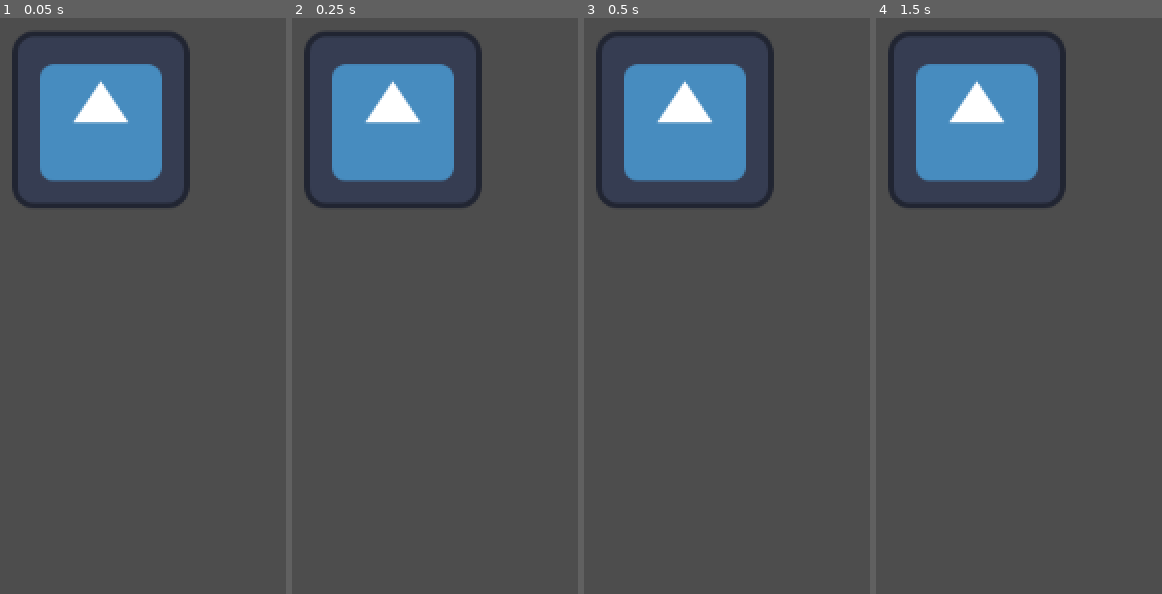
Above: before the commit, frames 1-4 (left to right).
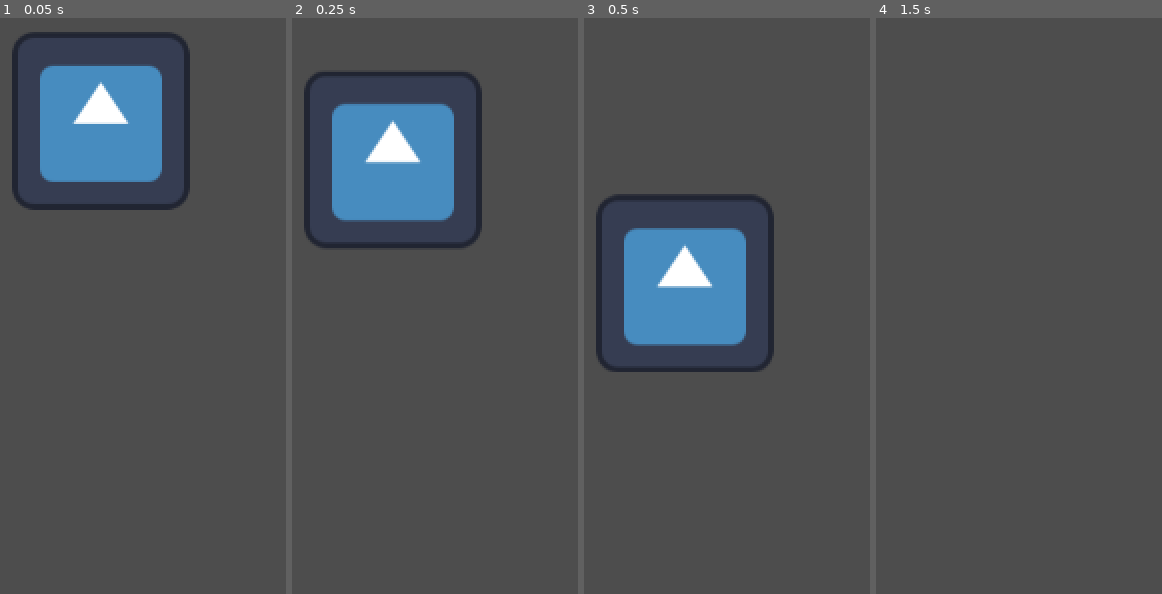
Above: after the commit, the same moments.

Repository: Panigg/git_test
Game: Godot game, scene res://node_2d.tscn
Same seed, same stepped clock (60 frames per second), same inputs: the game is played once before the commit and once after it. Before the commit the project has no main scene; this scene is started directly in both runs. The engine's default icon, where the game draws it, is replaced by a stand-in: a white triangle on a blue panel in a dark square.
Inputs:
- Up to frame 1 (0.05 s): no input
- Up to frame 2 (0.25 s): no input
- Up to frame 3 (0.5 s): no input
- Up to frame 4 (1.5 s): tap Enter (ui_accept) at 0.5, 0.6, 0.77, 1.07, 1.25, 1.35 s; hold Right (ui_right) from 0.53 s (still down)

The runs differ from the first frame. In frame 1, 0.7% of the frame differs, in the area x 6-62%, y 2-34%; in frame 2, 9.6%; in frame 3, 22%, in the area x 4-67%, y 2-62%; in frame 4, 11%.

Commit message:
first_commit
i made the movement

Diff:
--- /dev/null
+++ b/character_body_2d.gd
@@ -0,0 +1,25 @@
+extends CharacterBody2D
+
+
+const SPEED = 300.0
+const JUMP_VELOCITY = -400.0
+
+
+func _physics_process(delta: float) -> void:
+	# Add the gravity.
+	if not is_on_floor():
+		velocity += get_gravity() * delta
+
+	# Handle jump.
+	if Input.is_action_just_pressed("ui_accept") and is_on_floor():
+		velocity.y = JUMP_VELOCITY
+
+	# Get the input direction and handle the movement/deceleration.
+	# As good practice, you should replace UI actions with custom gameplay actions.
+	var direction := Input.get_axis("ui_left", "ui_right")
+	if direction:
+		velocity.x = direction * SPEED
+	else:
+		velocity.x = move_toward(velocity.x, 0, SPEED)
+
+	move_and_slide()
--- a/node_2d.tscn
+++ b/node_2d.tscn
@@ -1,9 +1,18 @@
-[gd_scene load_steps=2 format=3 uid="uid://bwddbbjgbdbr5"]
+[gd_scene load_steps=4 format=3 uid="uid://bwddbbjgbdbr5"]
 
+[ext_resource type="Script" path="res://character_body_2d.gd" id="1_jyj4n"]
 [ext_resource type="Texture2D" uid="uid://d0jrirujjcppp" path="res://icon.svg" id="1_mxkbc"]
+
+[sub_resource type="CapsuleShape2D" id="CapsuleShape2D_4gm10"]
 
 [node name="Node2D" type="Node2D"]
 
-[node name="Icon" type="Sprite2D" parent="."]
+[node name="CharacterBody2D" type="CharacterBody2D" parent="."]
+script = ExtResource("1_jyj4n")
+
+[node name="CollisionShape2D" type="CollisionShape2D" parent="CharacterBody2D"]
+shape = SubResource("CapsuleShape2D_4gm10")
+
+[node name="Icon" type="Sprite2D" parent="CharacterBody2D"]
 position = Vector2(524, 264)
 texture = ExtResource("1_mxkbc")
--- a/project.godot
+++ b/project.godot
@@ -11,5 +11,6 @@
 [application]
 
 config/name="git_test"
+run/main_scene="res://node_2d.tscn"
 config/features=PackedStringArray("4.3", "Forward Plus")
 config/icon="res://icon.svg"
